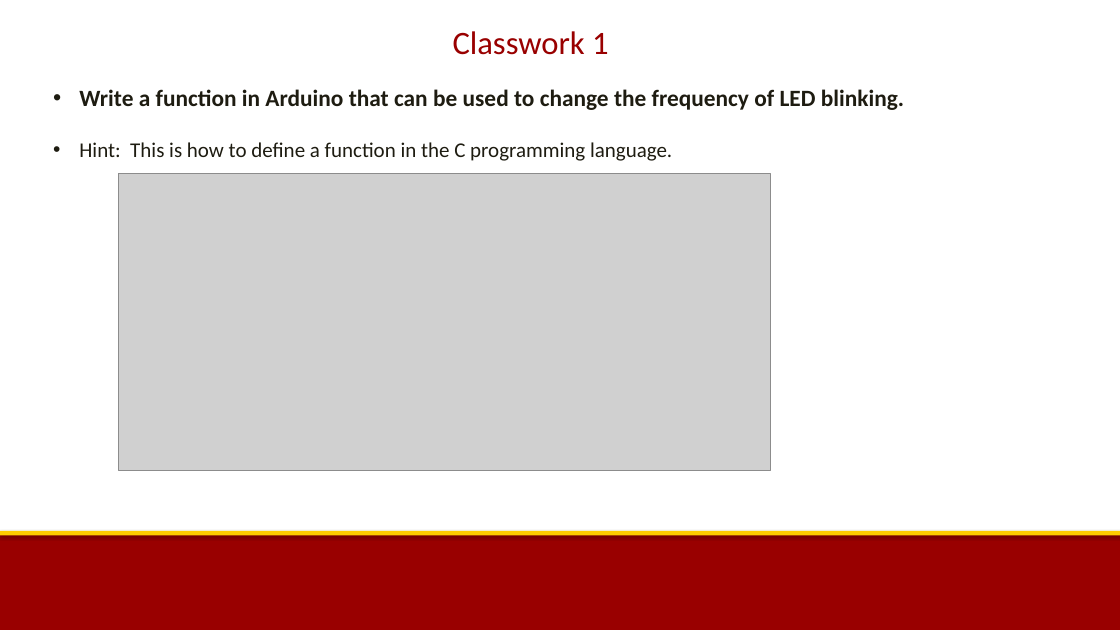
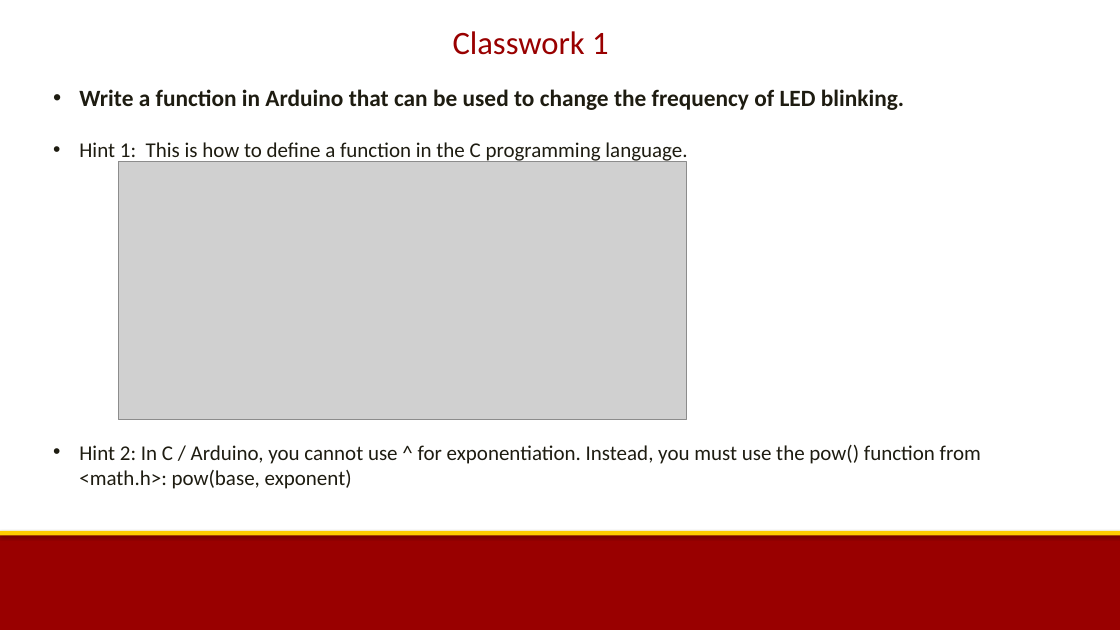
Before and after one commit to uscee105/ee105, a slide deck: slide 19 of assets/module-0-intro/mod-0-lecture-3-arduino-installation.pptx (slide 17 before the commit). Drawn at 1120x630 pixels with LibreOffice and Linux fonts; fonts in the diff are those of the drawing; grey boxes stand for pictures; background and template pictures are left out. Boxes give left, top, right and bottom in pixels: in the first picture for what was removed or moved away, otherwise in the second. Text is boxed around its words. In the diff, an @@ line names an element or a change of style, - is before the commit and + after.

Commit message:
arduino

```diff
--- a/assets/module-0-intro/mod-0-lecture-3-arduino-installation.pptx
+++ b/assets/module-0-intro/mod-0-lecture-3-arduino-installation.pptx
@@ text at [79,142,981,489]: text changed @@
-• Hint: This is how to define a function in the C programming language.
+• Hint 1: This is how to define a function in the C programming language.
+• Hint 2: In C / Arduino, you cannot use ^ for exponentiation. Instead, you must use the pow() function from <math.h>: pow(base, exponent)
@@ picture: place and size @@
-picture at [118,174,771,471]
+picture at [118,162,686,420]
```
Also in this commit, not shown: 2 slides added, 1 other file.
